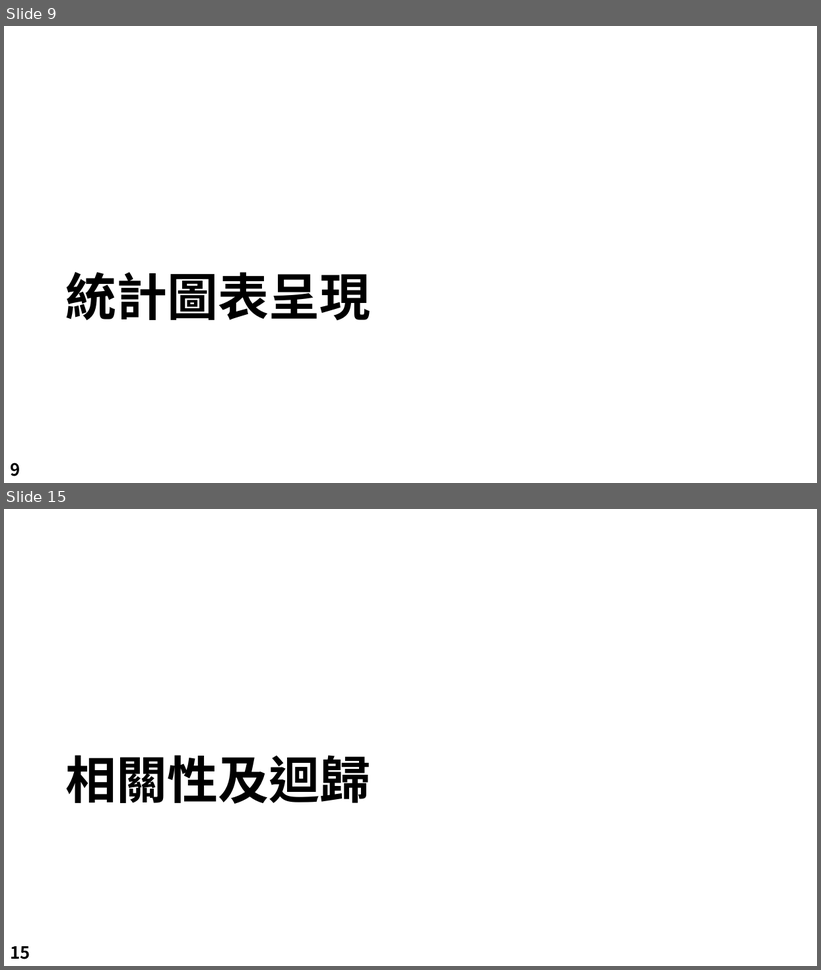
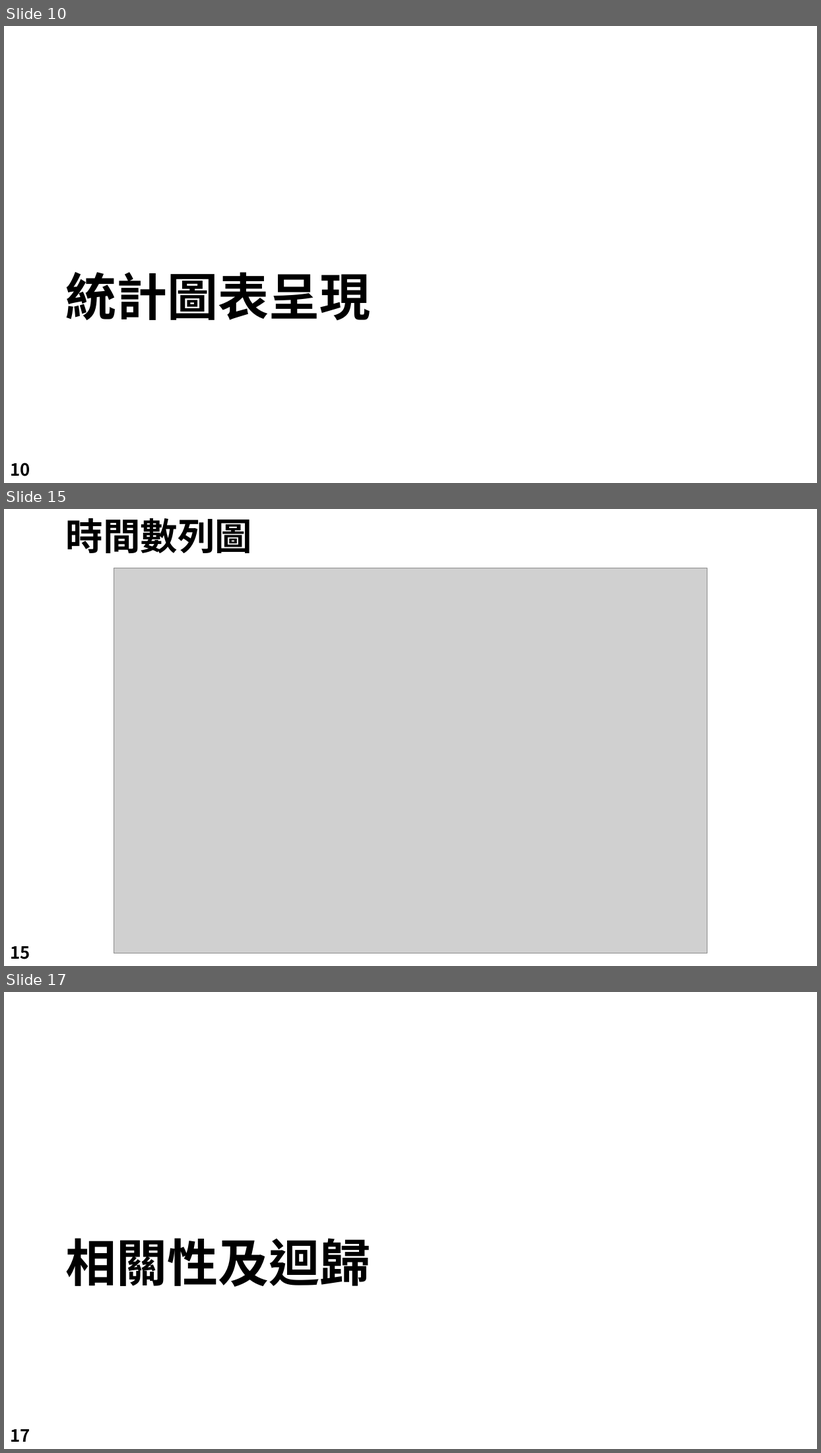
Before and after one commit to LeBronWilly/Basic_R_Language, a slide deck: R_Presentation.pptx. Shown one above the other, each under a label of ours: slides 9 and 15 before the commit, slides 10, 15 and 17 after it; the slides between them are not shown. The pictures are 821x970 and 821x1453 pixels, drawn with LibreOffice and Linux fonts; fonts in the diff are those of the drawing; grey boxes stand for pictures; background and template pictures are left out. Boxes give left, top, right and bottom in pixels: in the first picture for what was removed or moved away, otherwise in the second. Text is boxed around its words. In the diff, an @@ line names an element or a change of style, - is before the commit and + after.

```diff
--- a/R_Presentation.pptx
+++ b/R_Presentation.pptx
@@ slide 15 added at (4,509,817,966), background #FFFFFF @@
@@ title added at (66,518,252,553), 44 pt, text #000000, bold @@
+時間數列圖
@@ picture added at (114,568,708,955) @@
@@ page number added at (10,947,30,960), 20 pt, text #000000, bold @@
+15
@@ what was slide 9 is now slide 10 @@
@@ page number at (10,463,30,477): text changed @@
-9
+10
@@ what was slide 15 is now slide 17 @@
@@ page number at (10,1430,30,1442): text changed @@
-15
+17
```
Also in this commit, not shown: 13 slides changed, 1 other slide added, 1 other file.
